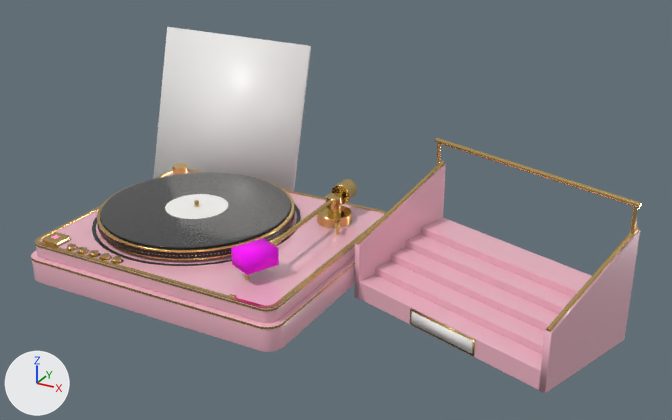
Renders of the glTF model apps/cd-player/public/assets/cd-player-luxe.glb from each side of a commit.
Rendered twice from a camera (50 mm lens) standing at (0.807, -1.079, 0.694) and looking at (0.185, 0.053, 0.128). The lights are fixed; the arrows at lower left show +X, +Y and +Z. The first picture is the older version. Where no turn or scale is listed for an object, it has been applied to the vertices. Vertices at exactly the same position are counted once.

Names of what the first picture shows: 'luxe_disc_vinyl', 'luxe_frame', 'luxe_sleeve_card', 'luxe_sleeve_cover', 'luxe_stand_panel_l', 'luxe_stand_panel_r', 'luxe_stand_rail_l', 'luxe_stand_rail_r', 'luxe_stand_step_0', 'luxe_stand_step_1', 'luxe_stand_step_2', 'luxe_stand_step_3', 'luxe_stand_step_4', 'luxe_tier_lower', 'luxe_tier_upper' and 27 more.
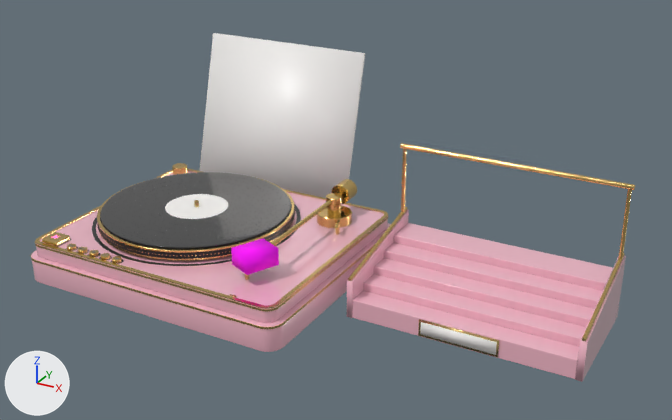
ob_luxe_stand is not drawn itself; it is the parent of ob_card, ob_luxe_stand_bar, ob_luxe_stand_panel_l, ob_luxe_stand_panel_r, ob_luxe_stand_step_0, ob_luxe_stand_step_1, ob_luxe_stand_step_2, ob_luxe_stand_step_3.

Where the newer file only moved an object's origin or applied its transform, the numbers keep the older frame.

Edits to the bpy script that builds the scene:
```text
Change me_luxe_stand_panel_l:
    used by ob_luxe_stand_panel_l; parent = ob_luxe_stand; location = (-0.17, 0.0101, 0.0852); rotation_euler = (1.571, 0.0, 1.571), in degrees (90, 0, 90); scale = (0.0954, 0.0954, 0.0954)
    remove me_luxe_stand_panel_l.from_pydata(...)  # 32 vertices, 60 faces; spans x -1.0..1.0, y -0.9..0.9, z -0.05..0.05
    add me_luxe_stand_panel_l.from_pydata(...)  # 32 vertices, 60 faces; spans x -1.0..1.0, y -0.53..0.53, z -0.05..0.05
    me_luxe_stand_panel_l part 1: all 8 vertices in x -1.0..-0.99, y 0.04..0.05, z -0.05..0.05 are moved by (0.0, 0.05, 0.0)
    other edits to the shape of me_luxe_stand_panel_l do not show in these pictures
Change me_luxe_stand_rail_l:
    used by ob_luxe_stand_rail_l; location = (0.261, 0.121, 0.132)
    remove me_luxe_stand_rail_l.from_pydata(...)  # 16 vertices, 28 faces; spans x -0.032..0.032, y -0.092..0.092, z -0.043..0.043
    add me_luxe_stand_rail_l.from_pydata(...)  # 16 vertices, 28 faces; spans x -0.014..-0.008, y -0.147..0.044, z -0.073..-0.027
    me_luxe_stand_rail_l part 2: the whole mesh is multiplied about its middle by the matrix ((0.896, -0.291, 0.0), (0.286, 0.88, 0.179), (-0.055, -0.17, 0.925)), then moved by (-0.011, -0.052, -0.05)
Change me_luxe_stand_rail_r:
    used by ob_luxe_stand_rail_r; location = (0.585, 0.016, 0.132)
    remove me_luxe_stand_rail_r.from_pydata(...)  # 16 vertices, 28 faces; spans x -0.032..0.032, y -0.092..0.092, z -0.043..0.043
    add me_luxe_stand_rail_r.from_pydata(...)  # 16 vertices, 28 faces; spans x 0.002..0.008, y -0.042..0.149, z -0.073..-0.027
    me_luxe_stand_rail_r part 3: the whole mesh is multiplied about its middle by the matrix ((0.896, -0.291, 0.0), (0.286, 0.88, 0.179), (-0.055, -0.17, 0.925)), then moved by (0.005, 0.053, -0.05)
Change ob_luxe_stand:
    ob_luxe_stand.rotation_euler: (0.0, 0.0, -0.314) -> (0.0, 0.0, 0.0)  # degrees (0, 0, -18) -> degrees (0, 0, 0)
Change ob_luxe_stand_panel_l:
    ob_luxe_stand_panel_l.location: (-0.17, 0.0101, 0.0852) -> (-0.17, 0.01, 0.0501)
    ob_luxe_stand_panel_l.scale: (0.0954, 0.0954, 0.0954) -> (0.0953, 0.0953, 0.0953)
Change ob_luxe_stand_panel_r:
    ob_luxe_stand_panel_r.location: (0.17, 0.0101, 0.0852) -> (0.17, 0.01, 0.0501)
Change ob_luxe_sleeve_card:
    ob_luxe_sleeve_card.location: (-0.15, 0.25, 0.158) -> (-0.045, 0.25, 0.158)
Change ob_luxe_sleeve_cover:
    ob_luxe_sleeve_cover.location: (-0.15, 0.248, 0.159) -> (-0.045, 0.248, 0.159)
```

Changed parts and their boxes [x1, y1, x2, y2] in the pictures (672 x 420 px; the box of a moved part takes in the faces that stretch with it):
'luxe_sleeve_cover', moved: before [153, 27, 310, 191]; after [199, 33, 364, 198]
'luxe_stand_step_0', turned: before [359, 275, 543, 390]; after [353, 291, 579, 379]
'luxe_stand_panel_r', reshaped, turned, moved: before [539, 229, 640, 394]; after [575, 255, 626, 382]
'luxe_stand_step_4', turned: before [421, 218, 592, 297]; after [394, 223, 613, 291]
'luxe_stand_step_1', turned: before [375, 261, 545, 354]; after [364, 274, 586, 346]
'luxe_stand_step_2', turned: before [391, 247, 559, 331]; after [374, 258, 594, 327]
'luxe_stand_step_3', turned: before [406, 234, 573, 314]; after [384, 243, 602, 308]
'luxe_stand_panel_l', reshaped, turned, moved, rescaled: before [354, 163, 446, 299]; after [347, 209, 409, 318]
'luxe_stand_bar', turned: before [435, 138, 642, 208]; after [400, 143, 635, 190]
'luxe_stand_card_print', turned: before [411, 311, 473, 354]; after [420, 322, 497, 355]
'luxe_stand_rail_r', reshaped (53% narrower, 17% shorter): before [546, 226, 639, 332]; after [582, 253, 625, 341]
'luxe_stand_rail_l', reshaped (33% narrower, 12% shorter): before [355, 161, 445, 245]; after [348, 207, 408, 281]
'luxe_stand_card_plate', turned: before [410, 308, 475, 357]; after [418, 319, 499, 357]
'luxe_sleeve_card', moved: before [153, 27, 311, 191]; after [216, 33, 365, 179]
part 1 of me_luxe_stand_panel_l, moved or reshaped: before [354, 163, 640, 394]; after [347, 209, 626, 382]
